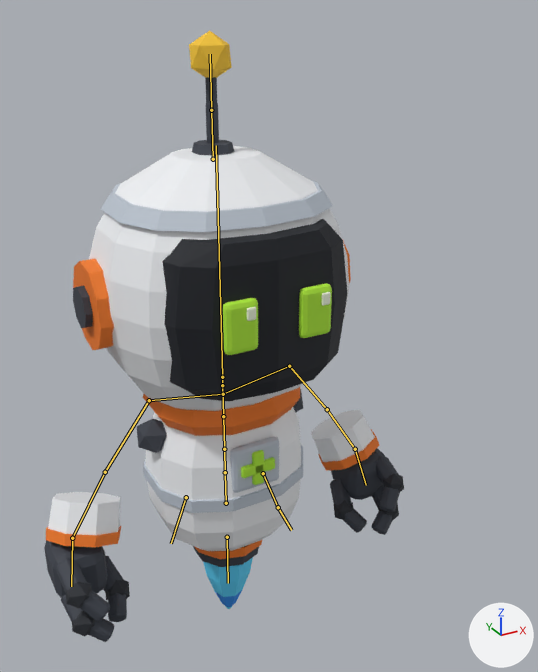
Before and after pictures for a commit that changed the Blender file asset_src/characters/orbit/orbit.blend.
One viewpoint serves both versions: a 50 mm lens placed at (-0.865, -1.869, 1.978), pointed at (0.107, -0.101, 1.094). Lighting does not change. The marker at lower right points along +X, +Y and +Z. The older version comes first. Both versions are drawn at the pose saved in each file; the numbers are the values there. The bones that change, and the others that lie on the model, are drawn over the model as lines.

Objects in the first picture: 'GEO_orbit'.
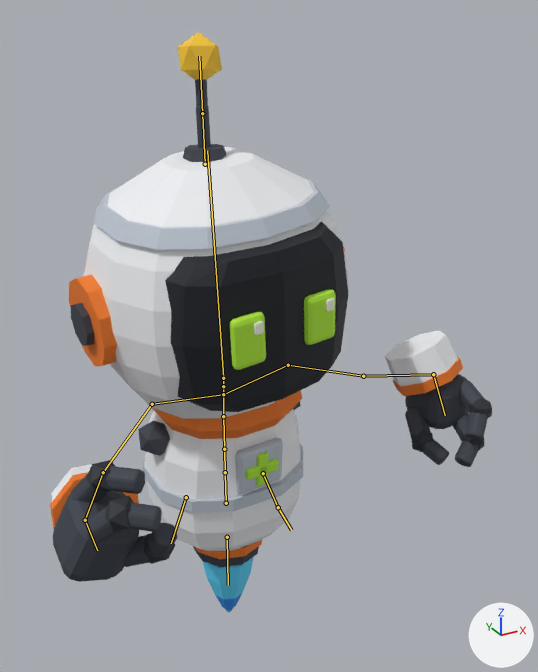
Location of each change, [x1, y1, x2, y2] in pixels of the pictures (538 x 672 px):
'GEO_orbit', posed (23% wider)
    before: [44, 30, 404, 642]
    after: [50, 32, 492, 612]
bone 'chest', root to tip
    before: (223, 416) to (222, 385)
    after: (223, 416) to (223, 386)
bone 'head', root to tip
    before: (222, 377) to (216, 145)
    after: (223, 378) to (207, 150)
bone 'antenna_01', root to tip
    before: (213, 159) to (211, 110)
    after: (205, 164) to (202, 113)
bone 'antenna_02', root to tip
    before: (211, 110) to (210, 54)
    after: (202, 113) to (199, 56)
bone 'upperarm_l', root to tip
    before: (149, 400) to (105, 472)
    after: (152, 404) to (103, 472)
bone 'forearm_l', root to tip
    before: (105, 472) to (72, 538)
    after: (103, 472) to (85, 520)
bone 'upperarm_r', root to tip
    before: (289, 366) to (327, 409)
    after: (288, 365) to (363, 376)
bone 'forearm_r', root to tip
    before: (327, 409) to (355, 449)
    after: (363, 376) to (433, 374)
bone 'hand_r', root to tip
    before: (355, 449) to (366, 485)
    after: (433, 374) to (445, 415)
bone 'thruster', root to tip
    before: (227, 537) to (228, 583)
    after: (227, 537) to (228, 585)

The change, as a diff of the scene's bpy script:
```diff
--- a/asset_src/characters/orbit/orbit.blend.py
+++ b/asset_src/characters/orbit/orbit.blend.py
@@ bone_chest @@
 bone_chest = bpy.data.objects['RIG__orbit'].pose.bones['chest']  # child of 'spine_02'
-bone_chest.rotation_quaternion = (1.0, 0.0, 0.0, 0.0)  # degrees (0, 0, 0)
+bone_chest.rotation_quaternion = (0.999, 0.026, 0.035, -0.001)  # degrees (3, 4, 0)
@@ bone_head @@
 bone_head = bpy.data.objects['RIG__orbit'].pose.bones['head']  # child of 'neck'
-bone_head.rotation_quaternion = (1.0, 0.0, 0.0, 0.0)  # degrees (0, 0, 0)
+bone_head.rotation_quaternion = (0.999, 0.0, 0.0, 0.035)  # degrees (0, 0, 4)
@@ bone_antenna_01 @@
 bone_antenna_01 = bpy.data.objects['RIG__orbit'].pose.bones['antenna_01']  # child of 'head'
-bone_antenna_01.rotation_quaternion = (1.0, 0.0, 0.0, 0.0)  # degrees (0, 0, 0)
+bone_antenna_01.rotation_quaternion = (0.999, -0.035, 0.001, -0.026)  # degrees (-4, 0, -3)
@@ bone_antenna_02 @@
 bone_antenna_02 = bpy.data.objects['RIG__orbit'].pose.bones['antenna_02']  # child of 'antenna_01'
-bone_antenna_02.rotation_quaternion = (1.0, 0.0, 0.0, 0.0)  # degrees (0, 0, 0)
+bone_antenna_02.rotation_quaternion = (0.999, -0.031, 0.001, -0.021)  # degrees (-4, 0, -2)
@@ bone_upperarm_l @@
 bone_upperarm_l = bpy.data.objects['RIG__orbit'].pose.bones['upperarm_l']  # child of 'clavicle_l'
-bone_upperarm_l.rotation_quaternion = (1.0, 0.0, 0.0, 0.0)  # degrees (0, 0, 0)
+bone_upperarm_l.rotation_quaternion = (0.939, -0.101, 0.128, 0.304)  # degrees (-7, 18, 35)
@@ bone_forearm_l @@
 bone_forearm_l = bpy.data.objects['RIG__orbit'].pose.bones['forearm_l']  # child of 'upperarm_l'
-bone_forearm_l.rotation_quaternion = (1.0, 0.0, 0.0, 0.0)  # degrees (0, 0, 0)
+bone_forearm_l.rotation_quaternion = (0.921, -0.274, 0.208, 0.184)  # degrees (-29, 29, 15)
@@ bone_upperarm_r @@
 bone_upperarm_r = bpy.data.objects['RIG__orbit'].pose.bones['upperarm_r']  # child of 'clavicle_r'
-bone_upperarm_r.rotation_quaternion = (1.0, 0.0, 0.0, 0.0)  # degrees (0, 0, 0)
+bone_upperarm_r.rotation_quaternion = (0.754, -0.274, -0.486, -0.345)  # degrees (-12, -67, -41)
@@ bone_forearm_r @@
 bone_forearm_r = bpy.data.objects['RIG__orbit'].pose.bones['forearm_r']  # child of 'upperarm_r'
-bone_forearm_r.rotation_quaternion = (1.0, 0.0, 0.0, 0.0)  # degrees (0, 0, 0)
+bone_forearm_r.rotation_quaternion = (0.993, -0.086, -0.065, -0.057)  # degrees (-9, -8, -6)
@@ bone_hand_r @@
 bone_hand_r = bpy.data.objects['RIG__orbit'].pose.bones['hand_r']  # child of 'forearm_r'
-bone_hand_r.rotation_quaternion = (1.0, 0.0, 0.0, 0.0)  # degrees (0, 0, 0)
+bone_hand_r.rotation_quaternion = (0.686, 0.591, 0.23, 0.357)  # degrees (79, -6, 50)
@@ bone_thruster @@
 bone_thruster = bpy.data.objects['RIG__orbit'].pose.bones['thruster']  # child of 'pelvis'
-bone_thruster.scale = (1.0, 1.0, 1.0)
+bone_thruster.scale = (1.02, 1.05, 1.02)
```
